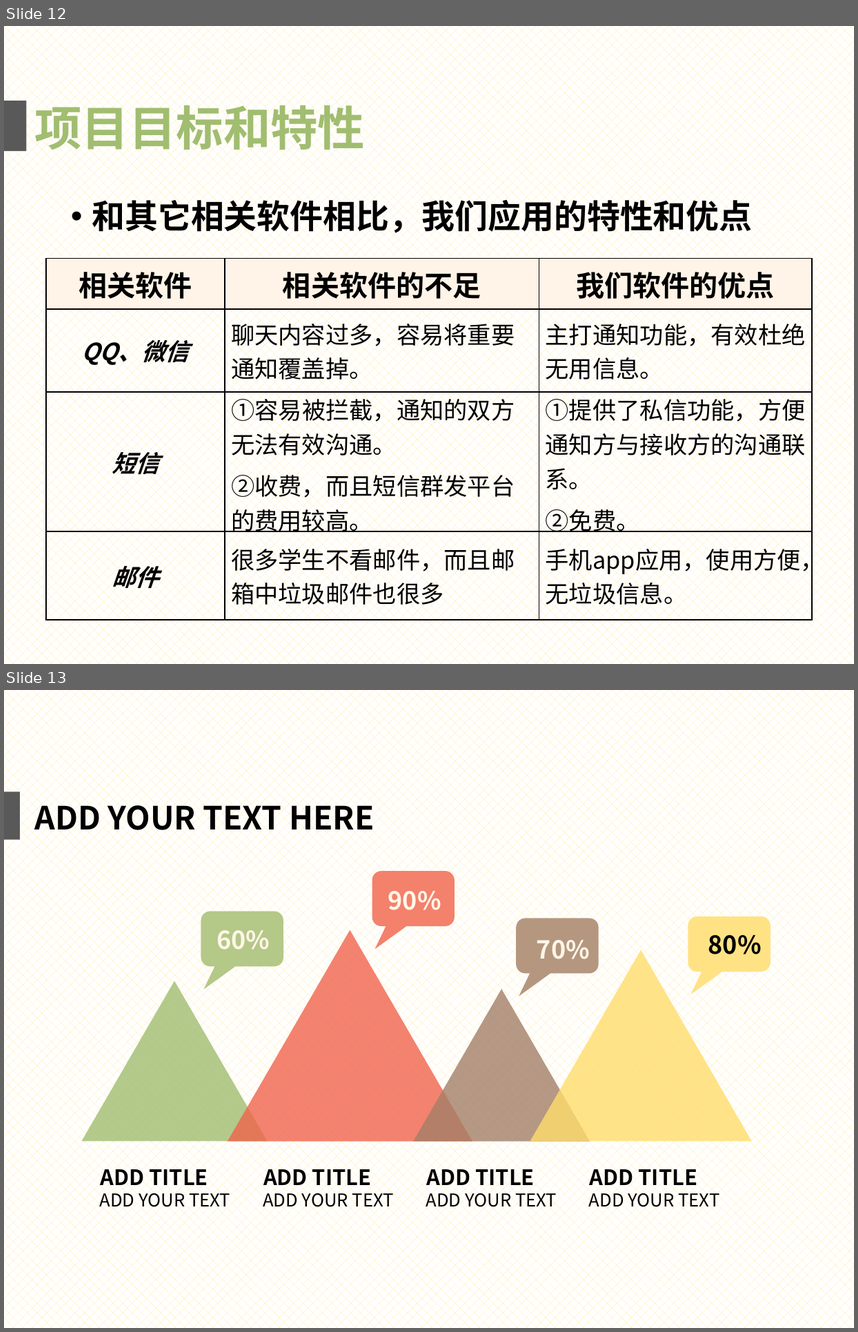
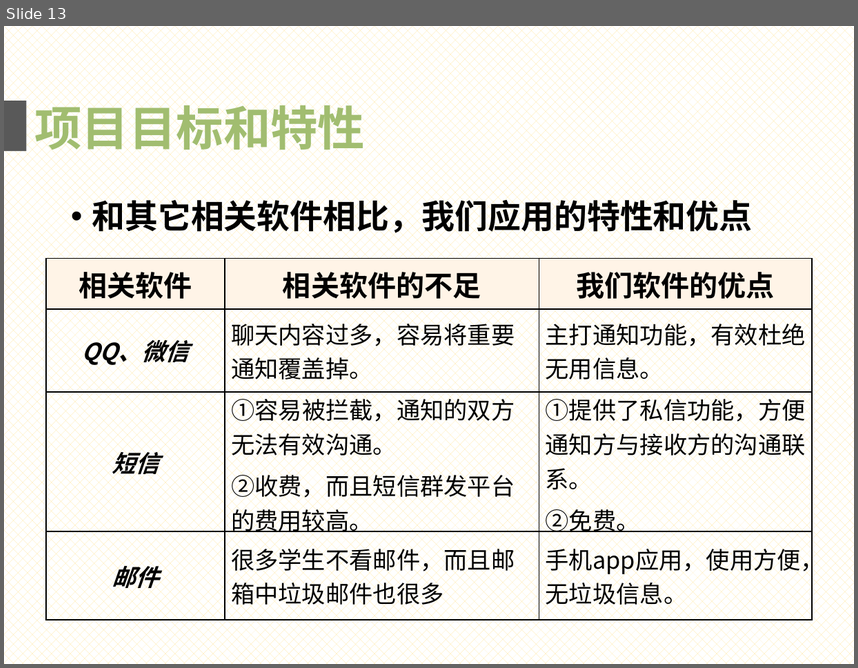
Before and after one commit to gocs/letmeknow, a slide deck: doc/presentation.pptx. Shown one above the other, each under a label of ours: slides 12 and 13 before the commit, slide 13 after it. The pictures are 858x1332 and 858x668 pixels, drawn with LibreOffice and Linux fonts; fonts in the diff are those of the drawing. Boxes give left, top, right and bottom in pixels: in the first picture for what was removed or moved away, otherwise in the second. Text is boxed around its words. In the diff, an @@ line names an element or a change of style, - is before the commit and + after.

```diff
--- a/doc/presentation.pptx
+++ b/doc/presentation.pptx
@@ slide 13 removed at bbox=[4, 690, 854, 1328], background pattern #FFE699 on #FFFFFF @@
@@ rectangle removed at bbox=[4, 792, 20, 840] @@
@@ text removed at bbox=[34, 796, 374, 837] @@
-ADD YOUR TEXT HERE
@@ rounded speech box removed at bbox=[372, 871, 455, 926] @@
@@ text removed at bbox=[388, 891, 441, 910] @@
-90%
@@ rounded speech box removed at bbox=[201, 911, 283, 966] @@
@@ rounded speech box removed at bbox=[688, 916, 771, 972] @@
@@ text removed at bbox=[217, 930, 270, 949] @@
-60%
@@ rounded speech box removed at bbox=[516, 918, 598, 973] @@
@@ text removed at bbox=[708, 935, 762, 954] @@
-80%
@@ group removed at bbox=[81, 929, 752, 1141]: 4 triangles @@
@@ text removed at bbox=[537, 940, 590, 959] @@
-70%
@@ text removed at bbox=[101, 1163, 208, 1191] @@
-ADD TITLE
@@ text removed at bbox=[263, 1163, 371, 1191] @@
-ADD TITLE
@@ text removed at bbox=[427, 1163, 534, 1191] @@
-ADD TITLE
@@ text removed at bbox=[590, 1163, 697, 1191] @@
-ADD TITLE
@@ text removed at bbox=[100, 1188, 230, 1211] @@
-ADD YOUR TEXT
@@ text removed at bbox=[263, 1188, 394, 1211] @@
-ADD YOUR TEXT
@@ text removed at bbox=[426, 1188, 557, 1211] @@
-ADD YOUR TEXT
@@ text removed at bbox=[589, 1188, 720, 1211] @@
-ADD YOUR TEXT
@@ what was slide 12 is now slide 13 @@
```
Also in this commit, not shown: 1 slide changed, 3 slides added, 15 other slides removed.
